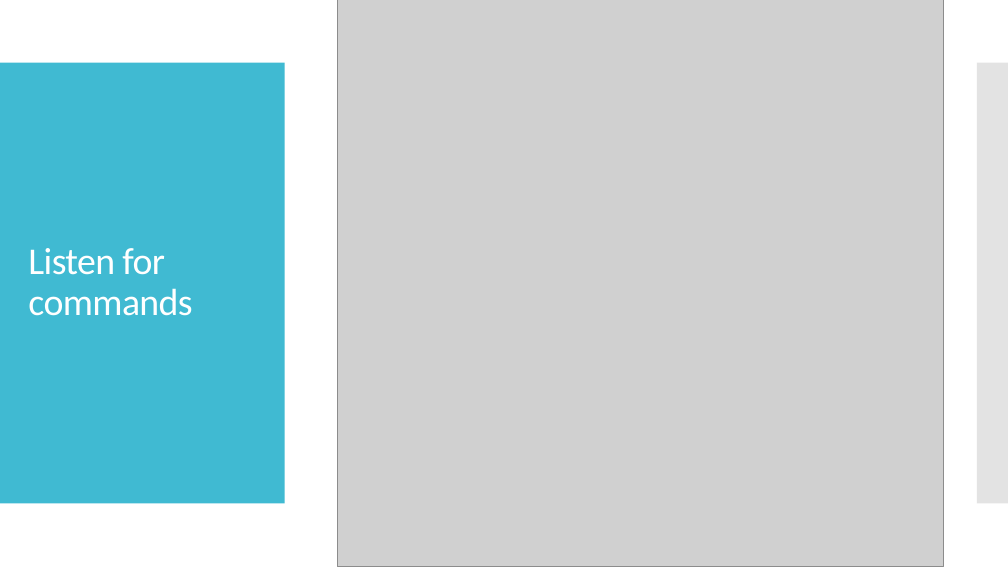
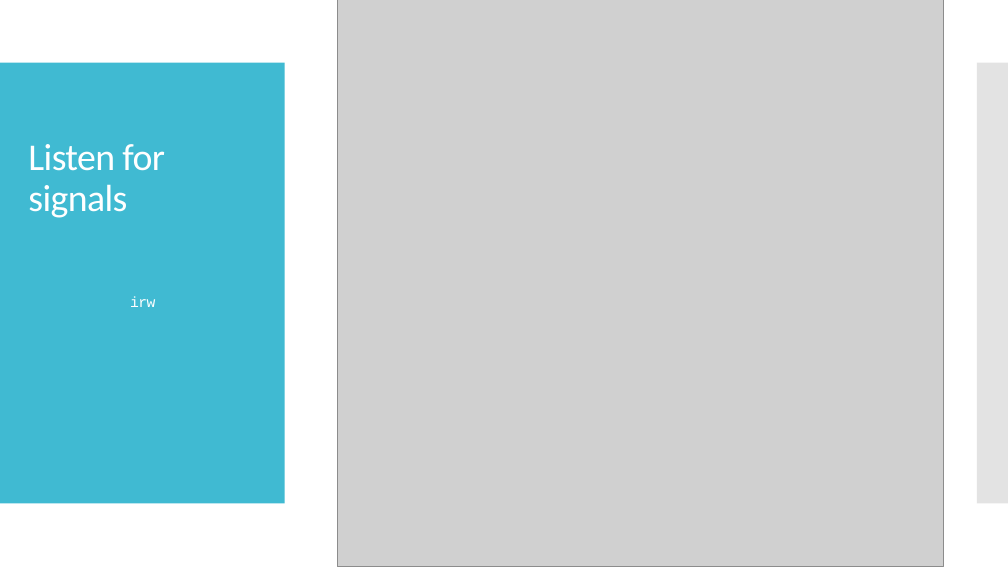
Before and after one commit to johnnyRose/RaspberryRemote, a slide deck: slide 12 of RaspberryRemote.pptx (slide 11 before the commit). Drawn at 1008x567 pixels with LibreOffice and Linux fonts; fonts in the diff are those of the drawing; grey boxes stand for pictures. Boxes give left, top, right and bottom in pixels: in the first picture for what was removed or moved away, otherwise in the second. Text is boxed around its words. In the diff, an @@ line names an element or a change of style, - is before the commit and + after.

```diff
--- a/RaspberryRemote.pptx
+++ b/RaspberryRemote.pptx
@@ title at (28, 144, 165, 218): text changed @@
-Listen for commands
+Listen for signals
@@ text added at (130, 296, 155, 307), 14 pt, text #FFFFFF @@
+irw
```
Also in this commit, not shown: 3 other slides changed, 1 slide added.
